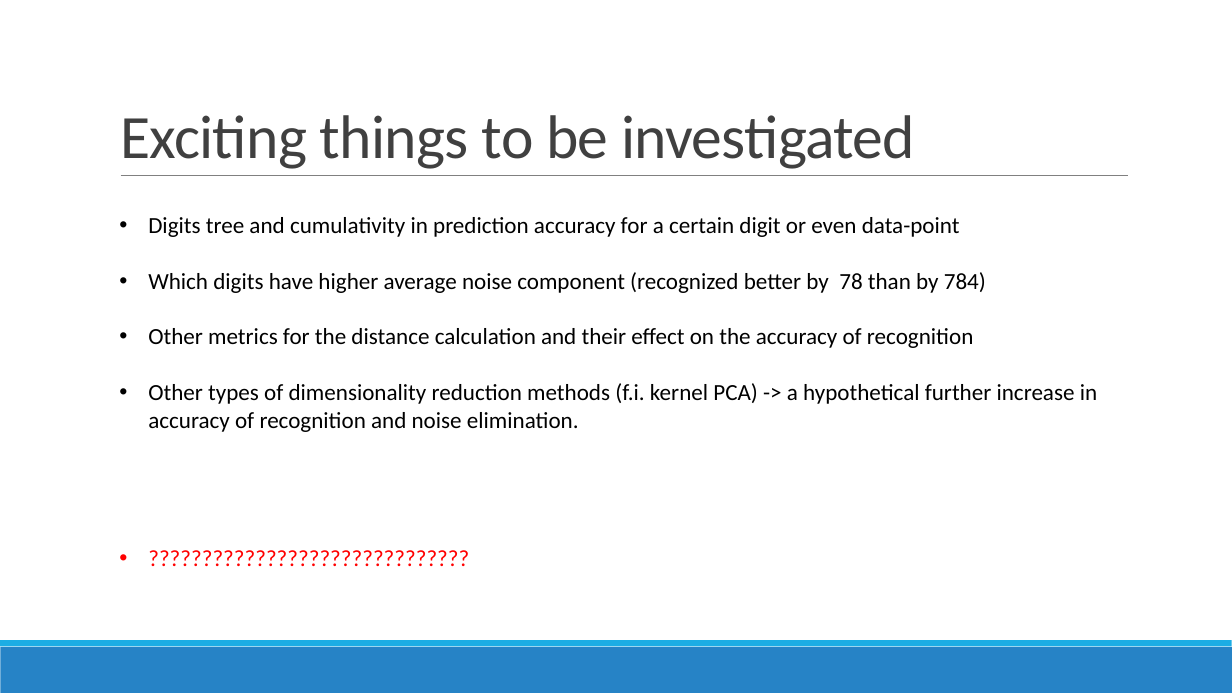
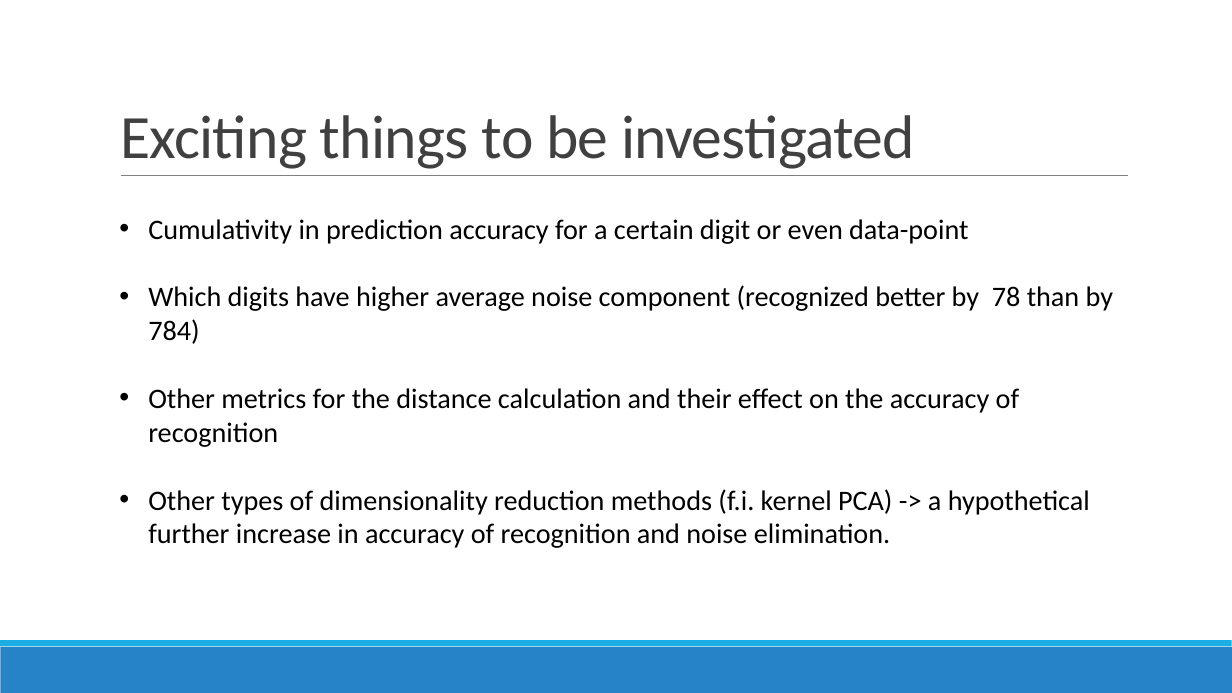
Before and after one commit to datascience-mobi/project-03-group-01, a slide deck: slide 16 of presentation_digit_recog2.pptx. Drawn at 1232x693 pixels with LibreOffice and Linux fonts; fonts in the diff are those of the drawing. Boxes give left, top, right and bottom in pixels: in the first picture for what was removed or moved away, otherwise in the second. Text is boxed around its words. In the diff, an @@ line names an element or a change of style, - is before the commit and + after.

```diff
--- a/presentation_digit_recog2.pptx
+++ b/presentation_digit_recog2.pptx
@@ text at (148,219,1113,548): paragraph removed @@
-• ??????????????????????????????
@@ text at (148,219,968,244): text changed; size 18 to 22 pt @@
-• Digits tree and cumulativity in prediction accuracy for a certain digit or even data-point
+• Cumulativity in prediction accuracy for a certain digit or even data-point
@@ text at (148,285,1113,548): size 18 to 22 pt in "Which digits have higher average noise component ...", "Other metrics for the distance calculation and ...", "Other types of dimensionality reduction methods (f.i. ..." @@
```
Also in this commit, not shown: 4 other slides changed.
